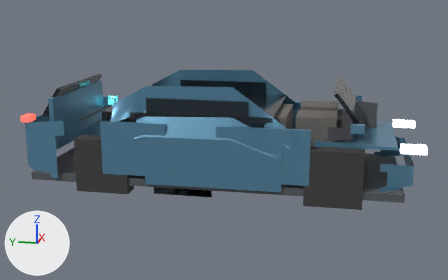
One commit to the glTF model assets/models/sport_sedan.glb: the scene before it, then after it.
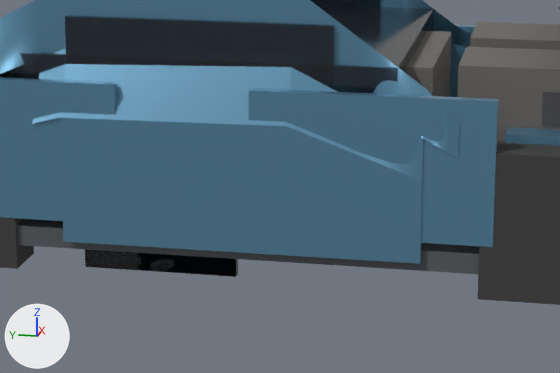
Old and new are each drawn whole from a 50 mm lens placed at (-8.21, -1.67, 2.6), pointed at (-0.01, -0.03, 0.55) and again close up on the part from 27% to 75% of the width and 33% to 84% of the height. Lighting does not change. The marker at lower left points along +X, +Y and +Z. The older version's two pictures come first. Where no turn or scale is listed for an object, it has been applied to the vertices.

Script lines for the objects in view, before the commit:
```python
me_seat_rear = bpy.data.meshes.new('seat_rear')
me_seat_rear.from_pydata(...)  # 386 vertices, 768 faces; spans x -0.49..0.49, y -0.22..0.22, z -0.23..0.23
me_seat_rear.materials.append(mat_seat)  # grey #6f6c69
me_window_fl_mesh = bpy.data.meshes.new('window_fl_mesh')
me_window_fl_mesh.from_pydata(...)  # 386 vertices, 768 faces; spans x -0.015..0.015, y -0.425..0.425, z -0.15..0.15
me_window_fl_mesh.materials.append(mat_glass)  # greyish blue #3f4b55
me_window_fr_mesh = bpy.data.meshes.new('window_fr_mesh')
me_window_fr_mesh.from_pydata(...)  # 386 vertices, 768 faces; spans x -0.015..0.015, y -0.425..0.425, z -0.15..0.15
me_window_fr_mesh.materials.append(mat_glass)  # greyish blue #3f4b55
me_window_rl_mesh = bpy.data.meshes.new('window_rl_mesh')
me_window_rl_mesh.from_pydata(...)  # 386 vertices, 768 faces; spans x -0.015..0.015, y -0.275..0.275, z -0.15..0.15
me_window_rl_mesh.materials.append(mat_glass)  # greyish blue #3f4b55
me_window_rr_mesh = bpy.data.meshes.new('window_rr_mesh')
me_window_rr_mesh.from_pydata(...)  # 386 vertices, 768 faces; spans x -0.015..0.015, y -0.275..0.275, z -0.15..0.15
me_window_rr_mesh.materials.append(mat_glass)  # greyish blue #3f4b55
ob_seat_rear = bpy.data.objects.new('seat_rear', me_seat_rear)
ob_seat_rear.location = (0.0, -0.71, 0.765)
ob_window_fl_mesh = bpy.data.objects.new('window_fl_mesh', me_window_fl_mesh)
ob_window_fl_mesh.location = (-0.01, 0.575, -0.145)
ob_window_fr_mesh = bpy.data.objects.new('window_fr_mesh', me_window_fr_mesh)
ob_window_fr_mesh.location = (0.01, 0.575, -0.145)
ob_window_rl_mesh = bpy.data.objects.new('window_rl_mesh', me_window_rl_mesh)
ob_window_rl_mesh.location = (-0.01, 0.425, -0.145)
ob_window_rr_mesh = bpy.data.objects.new('window_rr_mesh', me_window_rr_mesh)
ob_window_rr_mesh.location = (0.01, 0.425, -0.145)
# also in view: 'seat_l' at (0.36, -1.31, 0.79); 'door_fl_mesh' at (0.93, -0.69, 0.61); 'dash' at (0.0, -1.61, 0.85); 'tire_fr' at (-0.83, -1.56, 0.35); 'door_rr_mesh' at (-0.93, 0.96, 0.61)
```
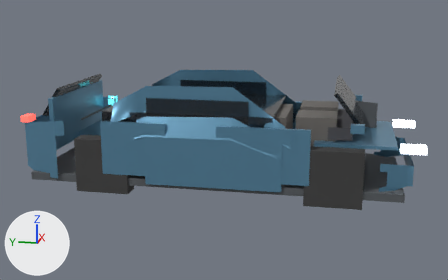
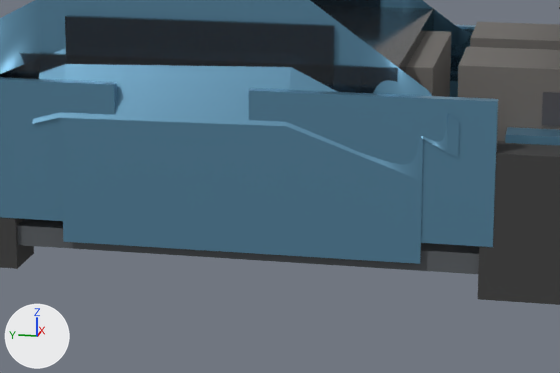
What differs and where, as boxes [x1, y1, x2, y2] in the close-ups (560 x 373 px):
'window_fl_mesh', moved (mostly hidden afterwards)
    before: [85, 249, 236, 277]
    after: [450, 29, 474, 81]
'window_rl_mesh', moved (not visible afterwards)
    before: [138, 253, 237, 277]

What changed in the scene script:
```text
Change ob_window_fl_mesh:
    ob_window_fl_mesh.location: (-0.01, 0.575, -0.145) -> (0.92, -0.695, 0.785)
Change ob_window_fr_mesh:
    ob_window_fr_mesh.location: (0.01, 0.575, -0.145) -> (-0.92, -0.695, 0.785)
Change ob_window_rl_mesh:
    ob_window_rl_mesh.location: (-0.01, 0.425, -0.145) -> (0.92, 0.955, 0.785)
Change ob_window_rr_mesh:
    ob_window_rr_mesh.location: (0.01, 0.425, -0.145) -> (-0.92, 0.955, 0.785)
```
